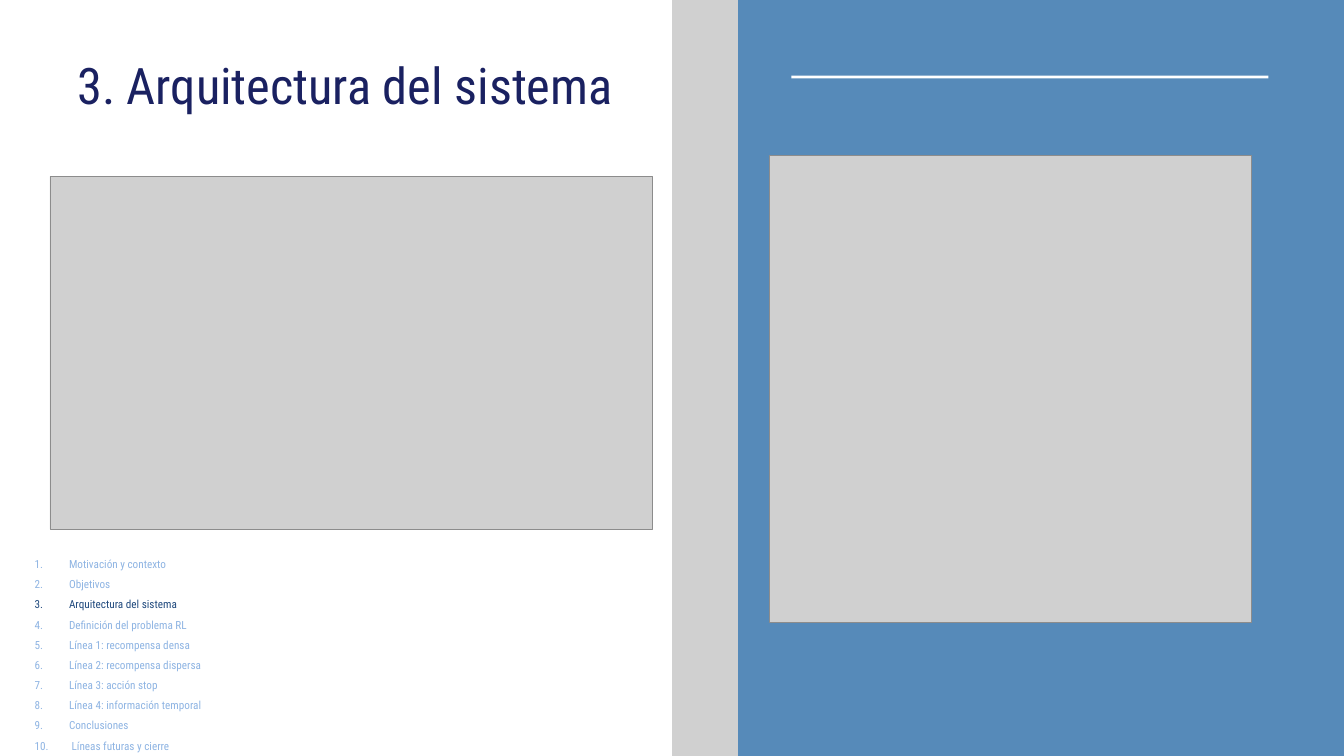
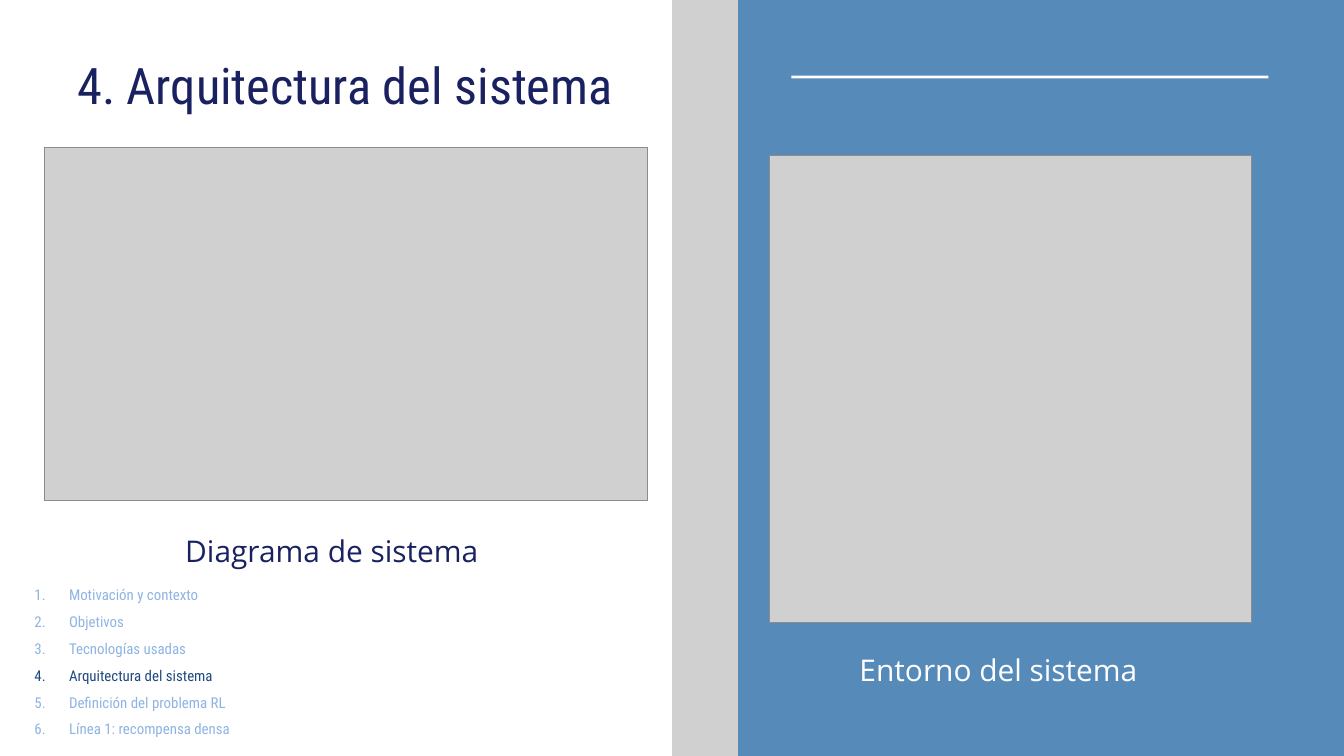
Before and after one commit to davidsolero/TFG-Coppelia-Reinforcement-Learning, a slide deck: slide 6 of redaccion/defensa/Presentación Trabajo Final Tesis Profesional Moderna Sencilla Azul .pptx (slide 5 before the commit). Drawn at 1344x756 pixels with LibreOffice and Linux fonts; fonts in the diff are those of the drawing; grey boxes stand for pictures. Boxes give left, top, right and bottom in pixels: in the first picture for what was removed or moved away, otherwise in the second. Text is boxed around its words. In the diff, an @@ line names an element or a change of style, - is before the commit and + after.

```diff
--- a/redaccion/defensa/Presentación Trabajo Final Tesis Profesional Moderna Sencilla Azul .pptx
+++ b/redaccion/defensa/Presentación Trabajo Final Tesis Profesional Moderna Sencilla Azul .pptx
@@ freeform shape at <box>0,0,672,756</box>: outline redrawn @@
@@ text at <box>77,66,613,115</box>: text changed @@
-3. Arquitectura del sistema
+4. Arquitectura del sistema
@@ picture: place and size @@
-picture at <box>50,176,653,529</box>
+picture at <box>45,147,648,500</box>
@@ text added at <box>185,539,479,569</box>, 32 pt, text #1A2161 @@
+Diagrama de sistema
@@ text "Motivación y contexto": place and size @@
-text "Motivación y contexto" at <box>69,559,201,752</box>
+text "Motivación y contexto" at <box>69,589,229,737</box>
@@ text at <box>69,589,229,737</box>: size 12 to 16 pt in "Motivación y contexto", "Objetivos", "Arquitectura del sistema", "Definición del problema RL" and 1 more places @@
@@ text at <box>69,643,186,657</box>: paragraph added @@
+  3. Tecnologías usadas
@@ text added at <box>859,658,1138,682</box>, 32 pt, text #FFFFFF @@
+Entorno del sistema
@@ text at <box>69,660,201,752</box>: paragraphs removed @@
-  6. Línea 2: recompensa dispersa
-  7. Línea 3: acción stop
-  8. Línea 4: información temporal
-  9. Conclusiones
-  10. Líneas futuras y cierre
```
Also in this commit, not shown: 6 other slides changed, 12 slides added, 8 slides removed.
